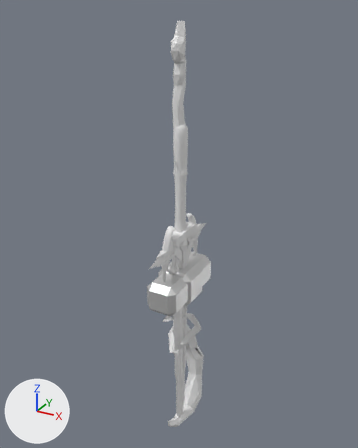
The glTF model public/models/swords/allswords.glb, before and after one commit.
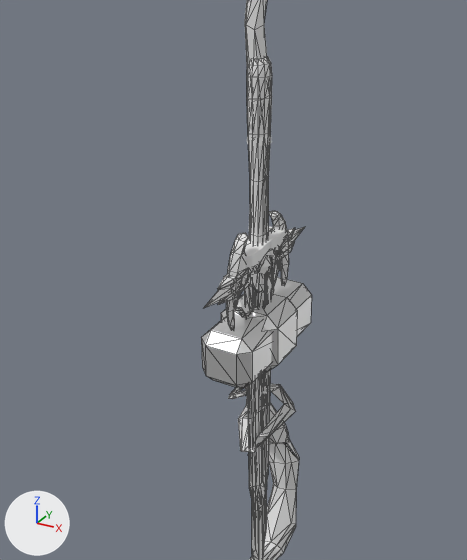
Old and new are each drawn whole from a 50 mm lens placed at (6.19, -11.35, 5.19), pointed at (-0.24, 0.34, -0.66) and again close up on the part from 9% to 84% of the width and 20% to 93% of the height. The axes (+X, +Y, +Z) are drawn at lower left. The lights are the same throughout. The last two pictures show the newer version. The close-ups show mesh edges as thin lines. Vertices at exactly the same position are counted once.

Names of what the first close-up shows: 'hammer_blade_common1', 'hammer_handle_common1', 'spear_blade_rare1', 'staff_wood_1', 'sword_blade_epic1', 'sword_blade_rare1', 'sword_blade_rare2', 'sword_guard_common1', 'sword_guard_rare1', 'sword_guard_rare2' and 7 more.
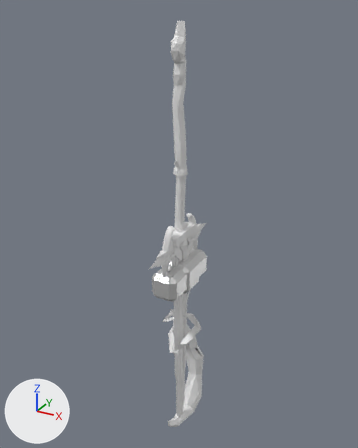
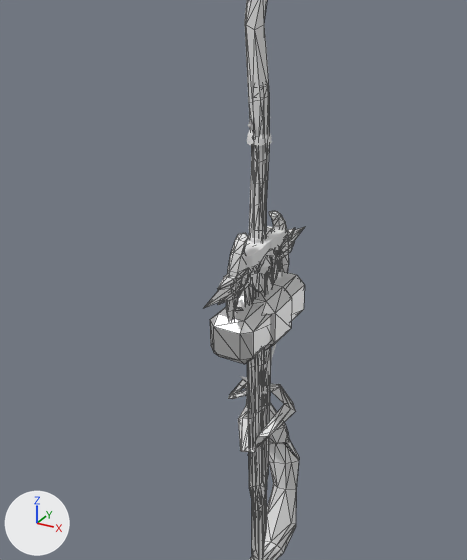
Edits to the bpy script that builds the scene:
```text
Change me_hammer_blade_common1:
    used by ob_hammer_blade_common1; location = (0.0, 0.0, -0.31)
    remove me_hammer_blade_common1.from_pydata(...)  # 48 vertices, 88 faces; spans x -0.55..0.55, y -1.29..1.29, z -2.61..-1.51
    add me_hammer_blade_common1.from_pydata(...)  # 48 vertices, 88 faces; spans x -0.47..0.47, y -1.1..1.1, z -2.53..-1.59
    me_hammer_blade_common1 part 1: the whole mesh is scaled about its middle by 0.852
Change me_hammer_handle_common1:
    used by ob_hammer_handle_common1; location = (0.0, 0.0, 0.0)
    remove me_hammer_handle_common1.from_pydata(...)  # 144 vertices, 284 faces; spans x -0.19..0.19, y -0.23..0.23, z -3.12..2.37
    add me_hammer_handle_common1.from_pydata(...)  # 63 vertices, 122 faces; spans x -0.16..0.16, y -0.19..0.2, z -2.64..2.01
    me_hammer_handle_common1 part 2: the whole mesh is rebuilt
Change ob_hammer_blade_common1:
    ob_hammer_blade_common1.location: (0.0, 0.0, -0.31) -> (0.0, 0.0, 0.0)
```

What differs and where, as boxes (x1, y1, x2, y2) in the close-ups (467 x 560 px):
'hammer_blade_common1', moved, rescaled (15% narrower, 17% shorter)
    before: (201, 277, 312, 389)
    after: (210, 271, 304, 364)
'hammer_handle_common1', reshaped
    before: (247, 56, 272, 307)
    after: (253, 92, 266, 238)
